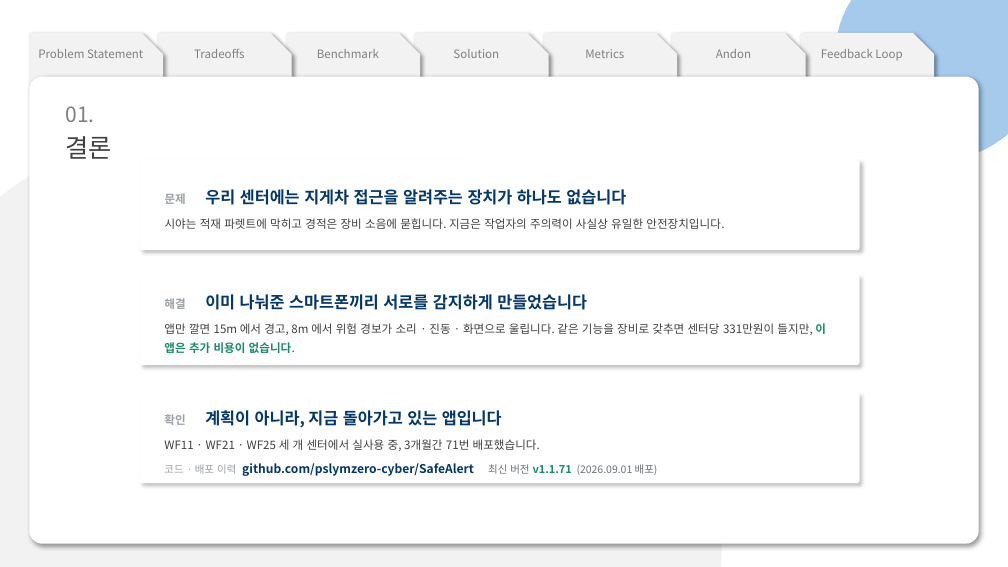
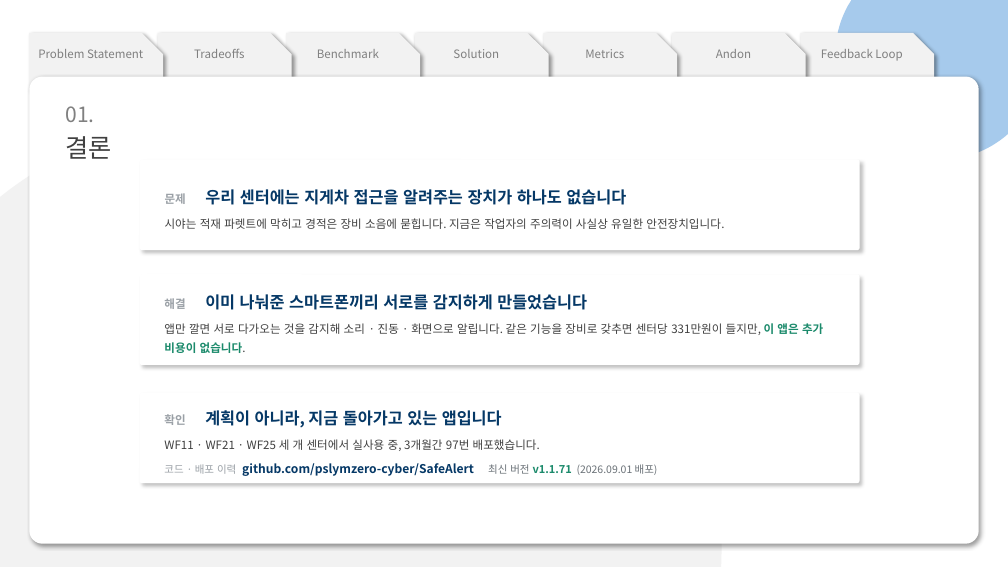
Before and after one commit to pslymzero-cyber/SafeAlert, a slide deck: slide 2 of docs/presentation/contest/SafeAlert_CouSolve_Contest.pptx. Drawn at 1008x567 pixels with LibreOffice and Linux fonts; fonts in the diff are those of the drawing. Boxes give left, top, right and bottom in pixels: in the first picture for what was removed or moved away, otherwise in the second. Text is boxed around its words. In the diff, an @@ line names an element or a change of style, - is before the commit and + after.

```diff
--- a/docs/presentation/contest/SafeAlert_CouSolve_Contest.pptx
+++ b/docs/presentation/contest/SafeAlert_CouSolve_Contest.pptx
@@ text in rounded rectangle at (x1=164, y1=323, x2=823, y2=353): text changed @@
-앱만 깔면 15m 에서 경고, 8m 에서 위험 경보가 소리 · 진동 · 화면으로 울립니다. 같은 기능을 장비로 갖추면 센터당 331만원이 들지만, 이 앱은 추가 비용이 없습니다.
+앱만 깔면 서로 다가오는 것을 감지해 소리 · 진동 · 화면으로 알립니다. 같은 기능을 장비로 갖추면 센터당 331만원이 들지만, 이 앱은 추가 비용이 없습니다.
@@ text in rounded rectangle at (x1=164, y1=439, x2=540, y2=451): text changed @@
-WF11 · WF21 · WF25 세 개 센터에서 실사용 중, 3개월간 71번 배포했습니다.
+WF11 · WF21 · WF25 세 개 센터에서 실사용 중, 3개월간 97번 배포했습니다.
```
Also in this commit, not shown: 7 other slides changed, 2 other files.
